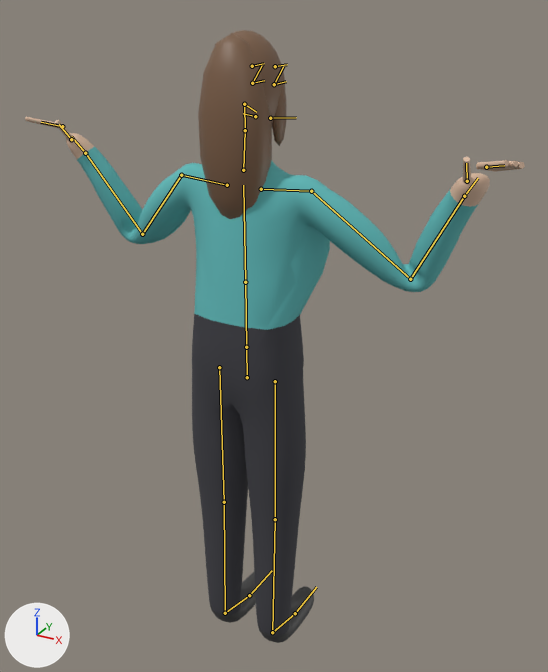
One commit to the glTF model characters/stranger_a.glb: the scene before it, then after it.
The view is the same before and after, from a camera (50 mm lens) standing at (0.871, -1.446, 1.72) and looking at (0.012, 0.117, 0.938). The lights are fixed; the arrows at lower left show +X, +Y and +Z. The first picture is the older version. Both versions are drawn at frame 0 of the action 'arms_cross'; the numbers are the values there. The bones that bend it are drawn over the model as lines.

Objects in the first picture: 'stranger_a_Mesh'.
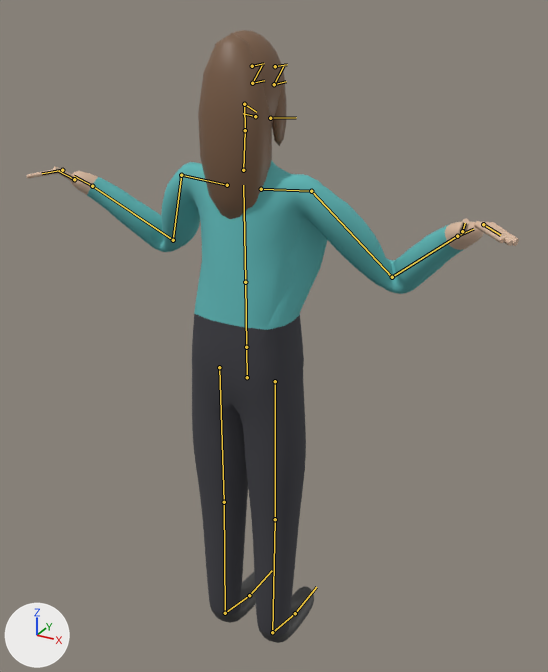
The change in detail:
Bone 'UpperArm.L' (bone_upperarm_l) turns from (47, -55, -33) to (60, -56, -64) degrees about its own x, y and z.
Bone 'UpperArm.R' (bone_upperarm_r) turns from (47, 55, 33) to (60, 56, 64) degrees about its own x, y and z.

Boxes (x1, y1, x2, y2) around the edits, measured in the pictures (548 x 672 px):
'stranger_a_Mesh', posed
    before: (25, 30, 525, 643)
    after: (27, 30, 519, 643)
bone 'UpperArm.L', root to tip
    before: (181, 175) to (142, 234)
    after: (181, 175) to (173, 240)
bone 'UpperArm.R', root to tip
    before: (311, 191) to (410, 279)
    after: (311, 191) to (392, 277)
